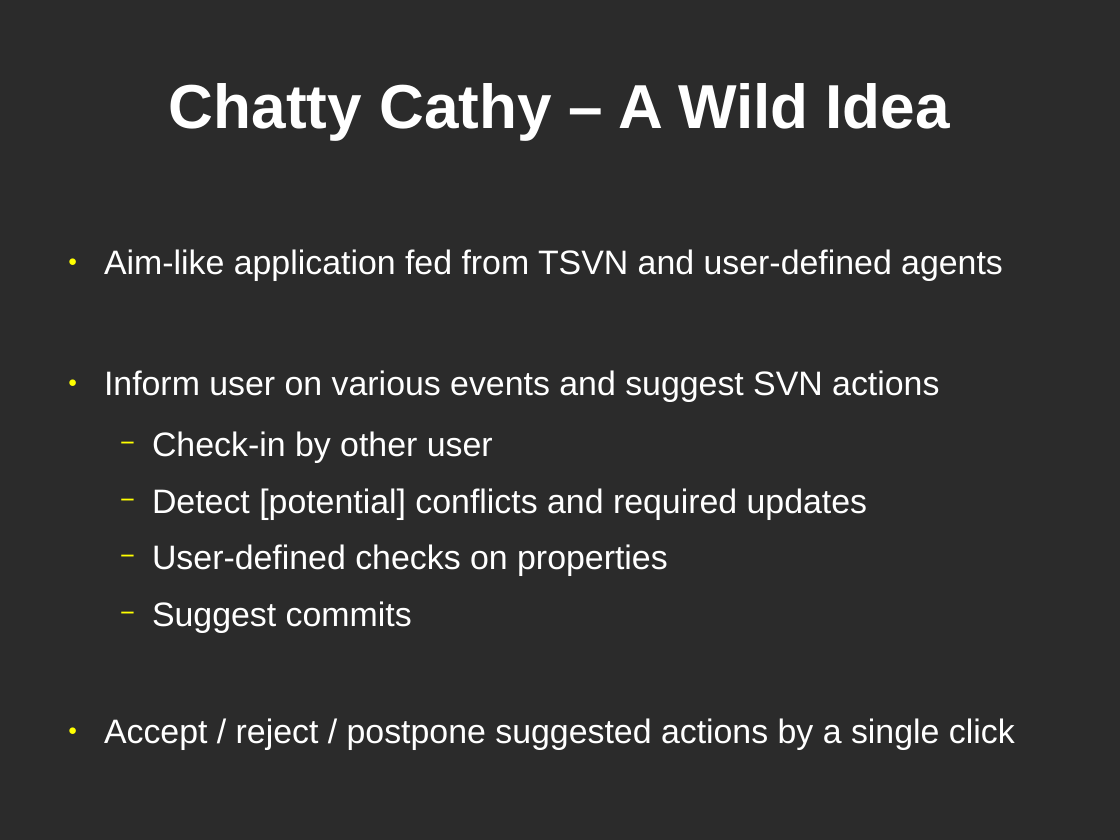
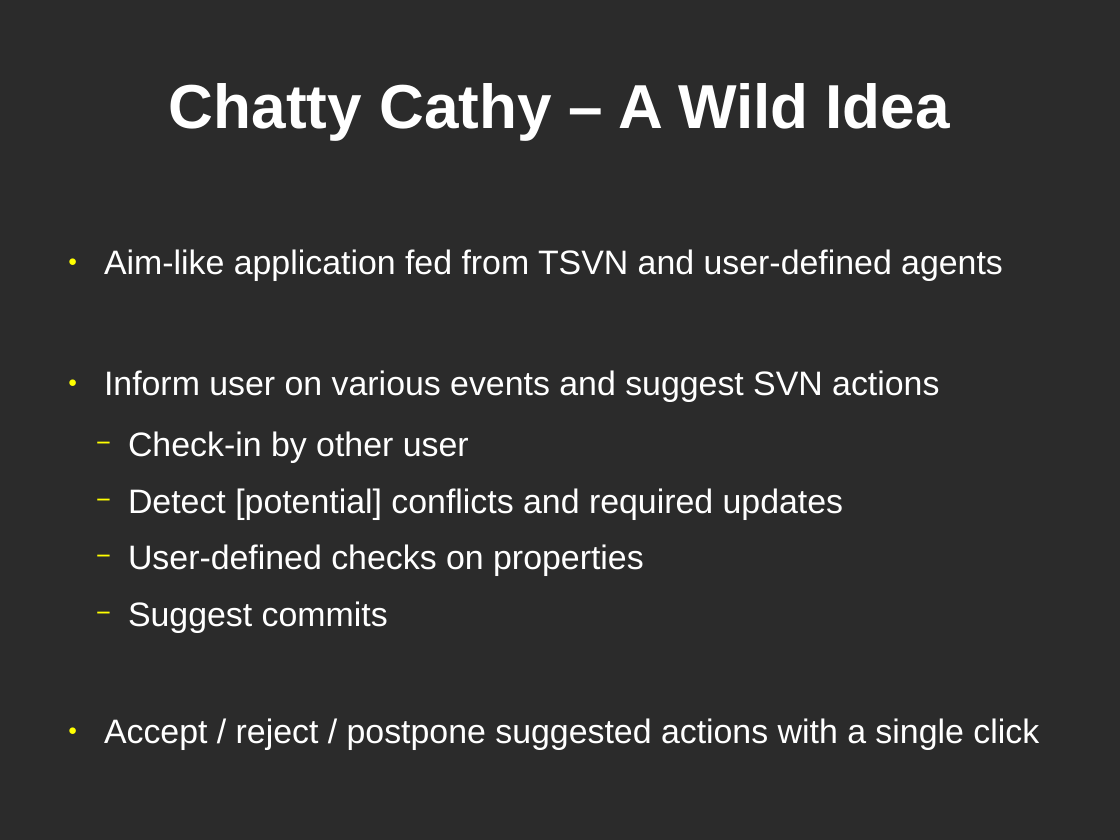
Before and after one commit to josesimoes/TortoiseSVN, a slide deck: slide 12 of doc/presentations/Subversion Live 2011/tsvn17andbeyond.odp. Drawn at 1120x840 pixels with LibreOffice and Linux fonts; fonts in the diff are those of the drawing; background and template pictures are left out; a plain dark background stands for a picture behind light text. Boxes give left, top, right and bottom in pixels: in the first picture for what was removed or moved away, otherwise in the second. Text is boxed around its words. In the diff, an @@ line names an element or a change of style, - is before the commit and + after.

```diff
--- a/doc/presentations/Subversion Live 2011/tsvn17andbeyond.odp
+++ b/doc/presentations/Subversion Live 2011/tsvn17andbeyond.odp
@@ text at <box>128,431,843,633</box>: indent changed @@
@@ text at <box>104,718,1039,750</box>: text changed @@
-● Accept / reject / postpone suggested actions by a single click
+● Accept / reject / postpone suggested actions with a single click
```
Also in this commit, not shown: 7 other slides changed.
